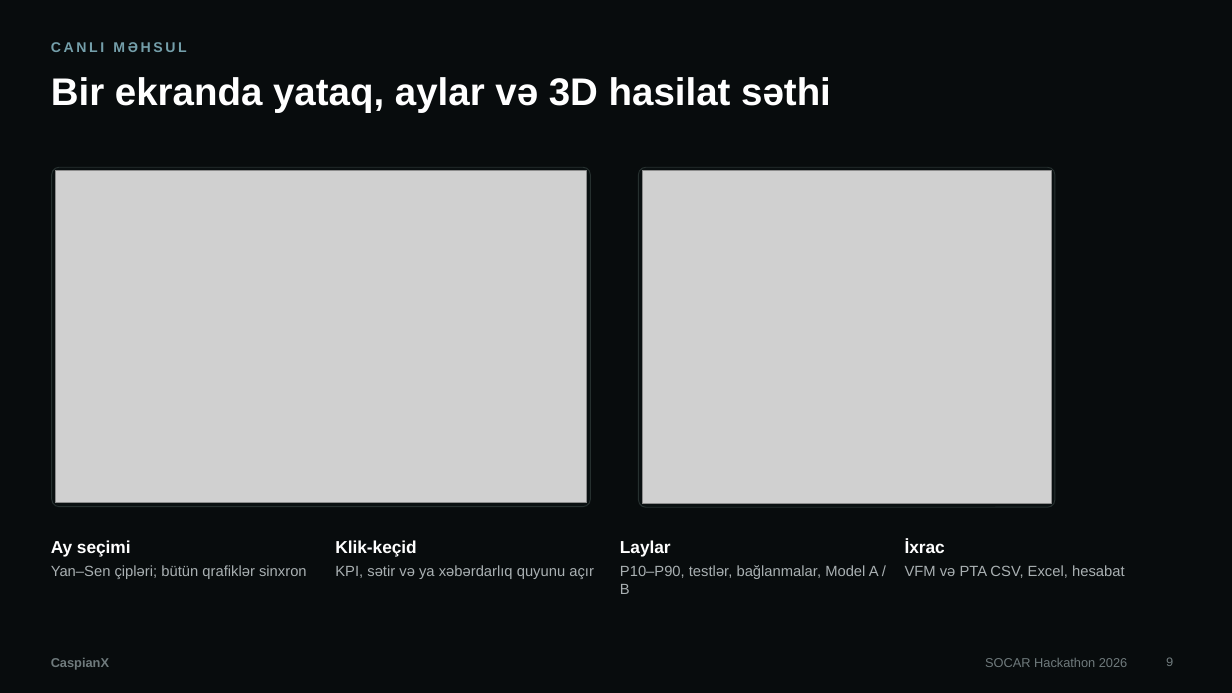
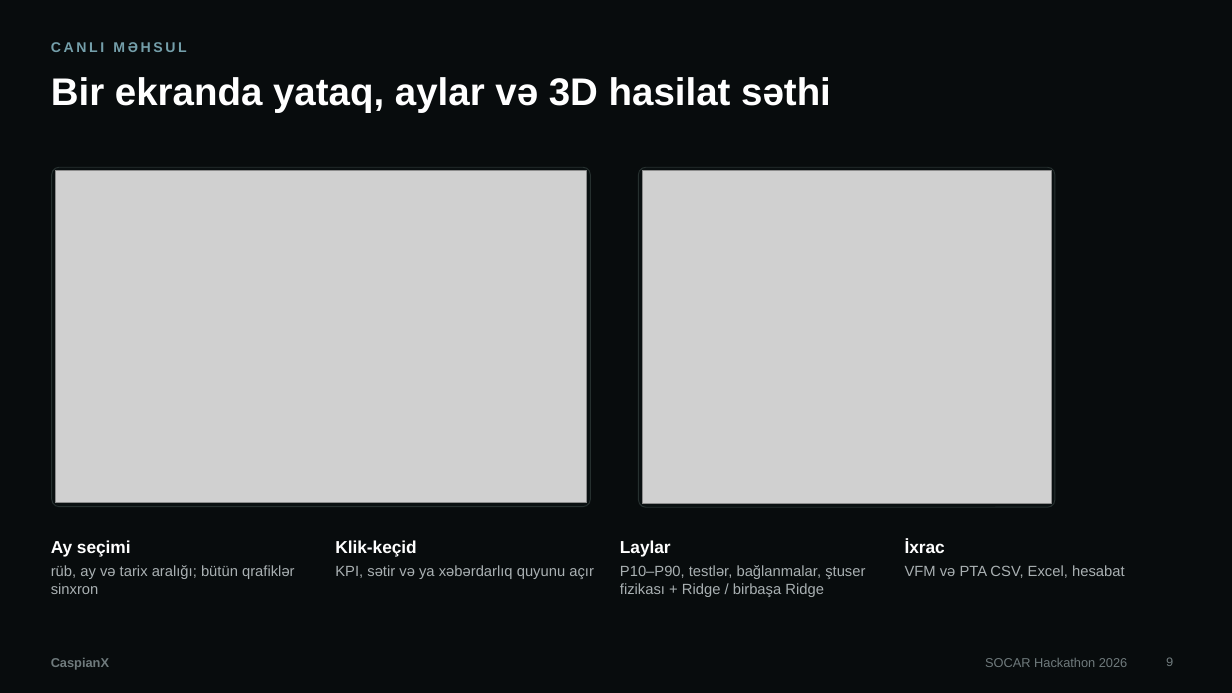
Before and after one commit to Qurban-data/caspianx-web, a slide deck: slide 9 of presentation/CaspianX_Teqdimat.pptx. Drawn at 1232x693 pixels with LibreOffice and Linux fonts; fonts in the diff are those of the drawing; grey boxes stand for pictures. Boxes give left, top, right and bottom in pixels: in the first picture for what was removed or moved away, otherwise in the second. Text is boxed around its words. In the diff, an @@ line names an element or a change of style, - is before the commit and + after.

```diff
--- a/presentation/CaspianX_Teqdimat.pptx
+++ b/presentation/CaspianX_Teqdimat.pptx
@@ text at [51, 565, 295, 594]: text changed @@
-Yan–Sen çipləri; bütün qrafiklər sinxron
+rüb, ay və tarix aralığı; bütün qrafiklər sinxron
@@ text at [620, 565, 865, 597]: text changed @@
-P10–P90, testlər, bağlanmalar, Model A / B
+P10–P90, testlər, bağlanmalar, ştuser fizikası + Ridge / birbaşa Ridge
```
Also in this commit, not shown: 1 other slide changed, 8 other files.
